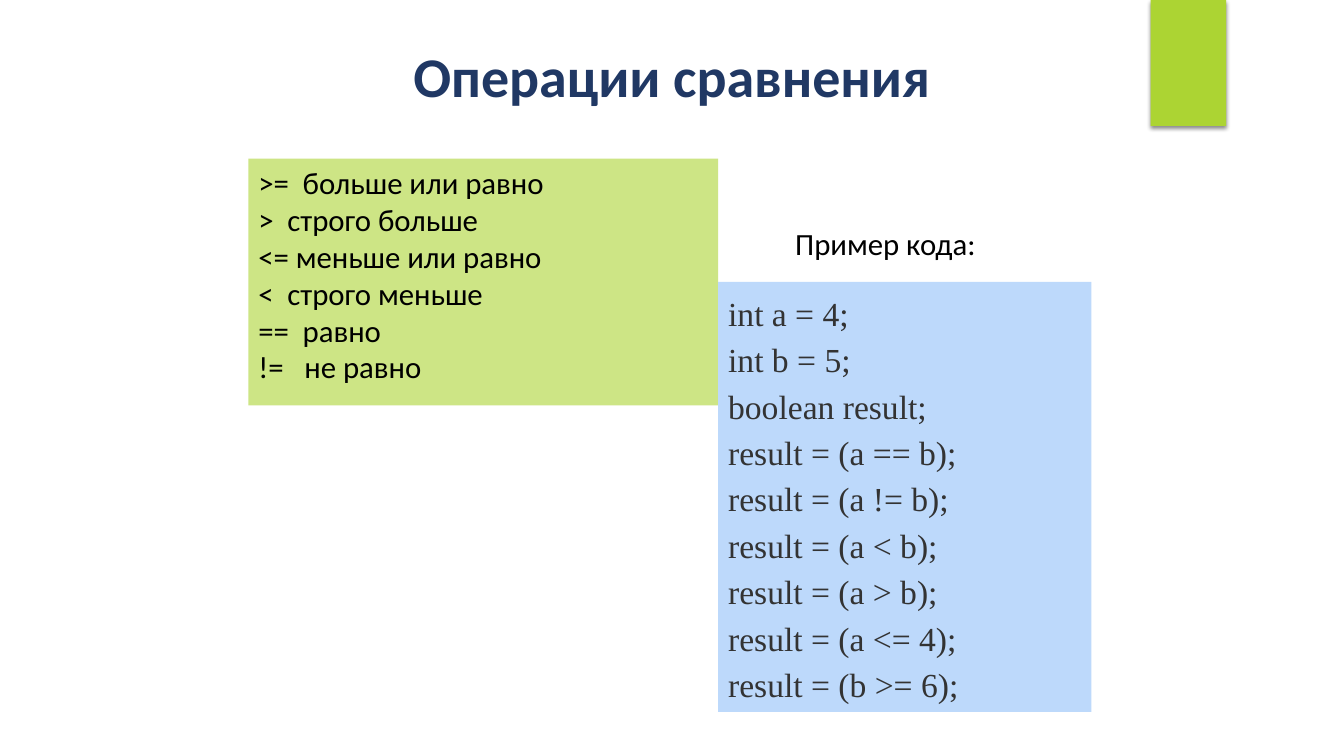
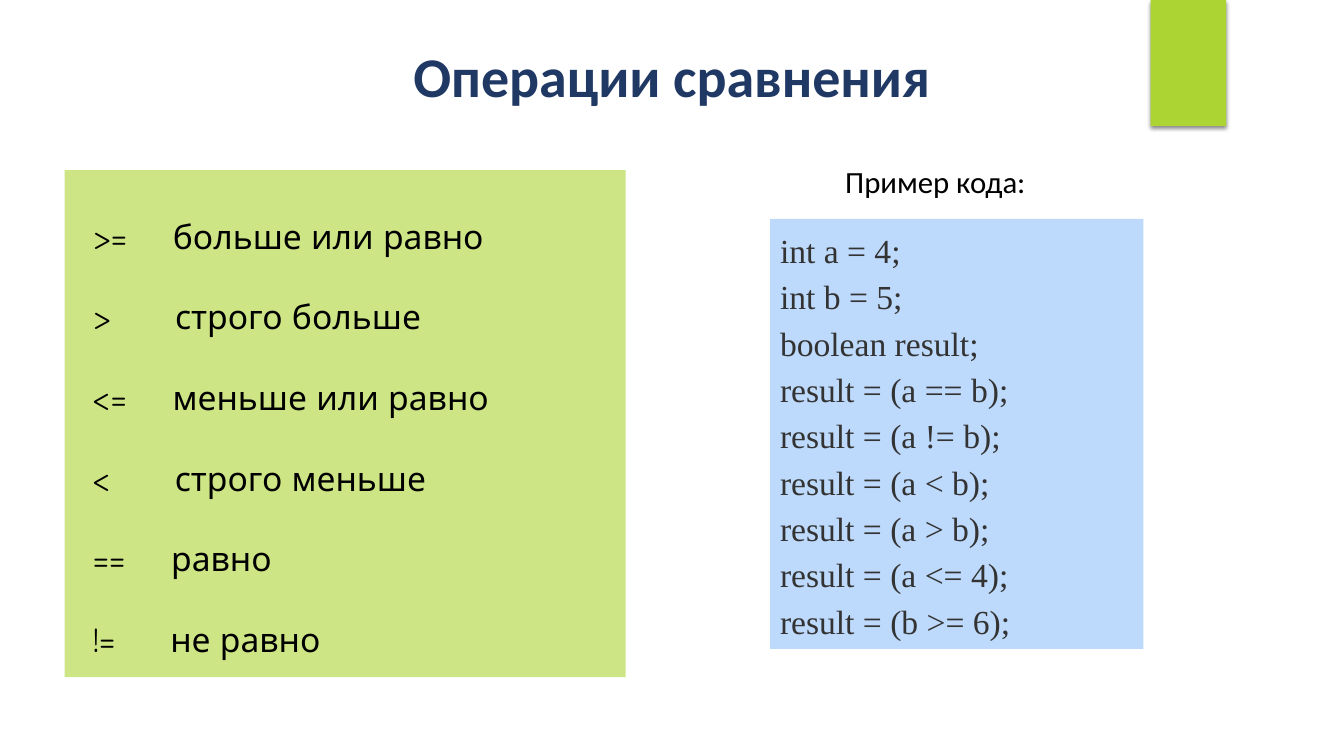
Before and after one commit to IriEfremova/LessonsCube, a slide deck: slide 3 of Samsung/Lesson5/Logical_operations.pptx (slide 2 before the commit). Drawn at 1344x756 pixels with LibreOffice and Linux fonts; fonts in the diff are those of the drawing. Boxes give left, top, right and bottom in pixels: in the first picture for what was removed or moved away, otherwise in the second. Text is boxed around its words. In the diff, an @@ line names an element or a change of style, - is before the commit and + after.

```diff
--- a/Samsung/Lesson5/Logical_operations.pptx
+++ b/Samsung/Lesson5/Logical_operations.pptx
@@ rectangle ">= больше или равно": place and size @@
-rectangle ">= больше или равно" at (248, 158, 718, 405)
+rectangle ">= больше или равно" at (65, 170, 626, 678)
@@ rectangle ">= больше или равно" at (65, 170, 626, 678): size 22 to 24 pt, font Calibri to Quicksand; line spacing 1 to 2 @@
@@ text "Пример кода:": place and size @@
-text "Пример кода:" at (795, 235, 975, 260)
+text "Пример кода:" at (845, 173, 1025, 198)
@@ rectangle "int a = 4;": place and size @@
-rectangle "int a = 4;" at (719, 282, 1092, 713)
+rectangle "int a = 4;" at (770, 219, 1143, 649)
```
Also in this commit, not shown: 1 other slide changed, 4 slides added, 3 other files.
